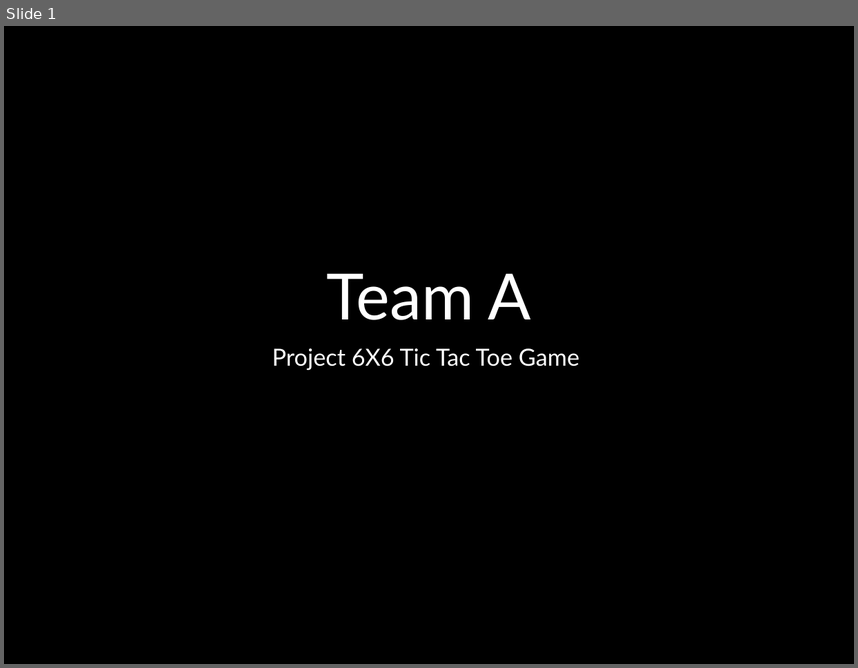
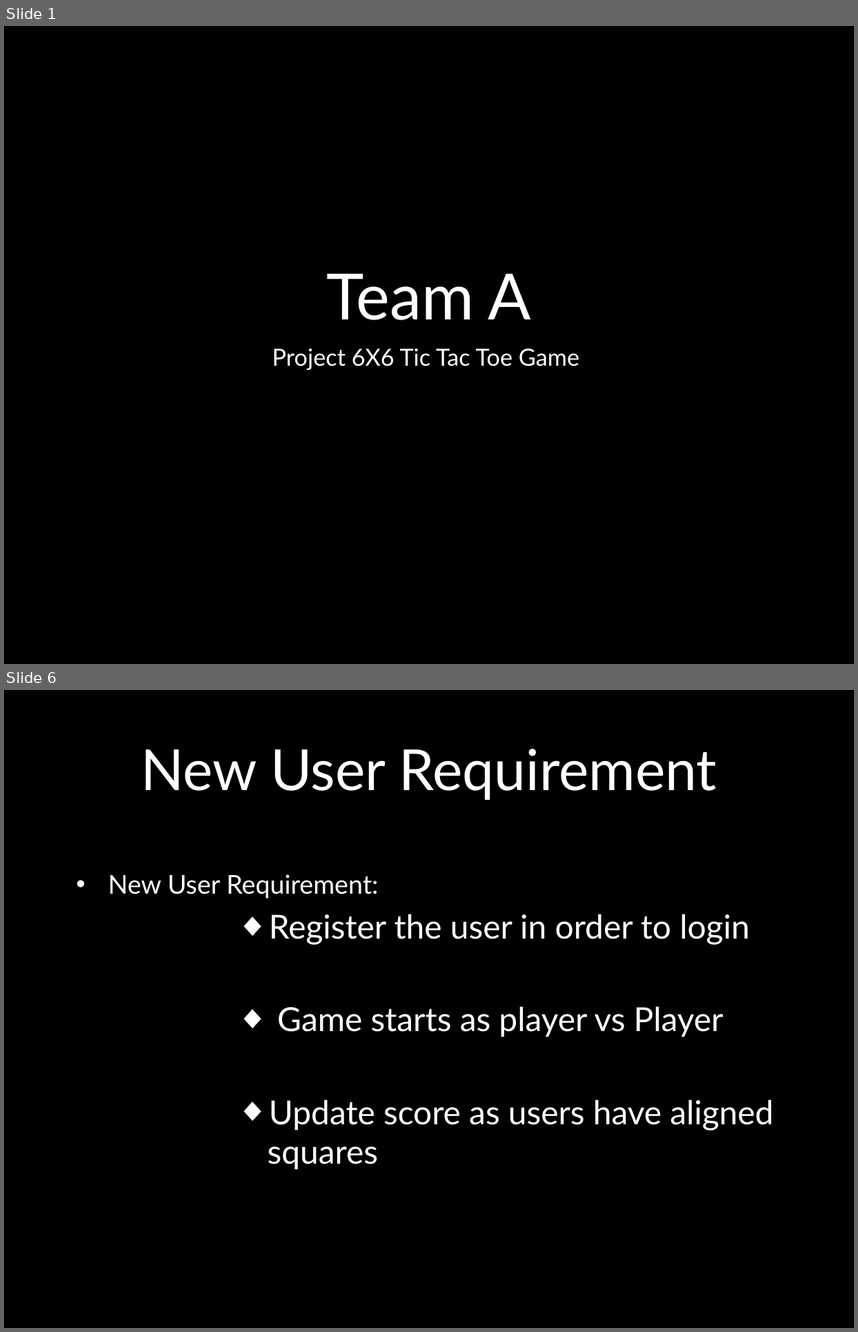
Before and after one commit to Amatarasu/A-Team, a slide deck: Power Point Presentation.pptx. Shown one above the other, each under a label of ours: slide 1 before the commit, slides 1 and 6 after it; the slides between them are not shown. The pictures are 858x668 and 858x1332 pixels, drawn with LibreOffice and Linux fonts; fonts in the diff are those of the drawing; background and template pictures are left out. Boxes give left, top, right and bottom in pixels: in the first picture for what was removed or moved away, otherwise in the second. Text is boxed around its words. In the diff, an @@ line names an element or a change of style, - is before the commit and + after.

```diff
--- a/Power Point Presentation.pptx
+++ b/Power Point Presentation.pptx
@@ slide 6 added at bbox=[4, 690, 854, 1328], background picture (left out) @@
@@ title added at bbox=[141, 749, 717, 800], 48 pt, text #FFFFFF @@
+New User Requirement
@@ text added at bbox=[108, 874, 773, 1170], 28 pt, text #FFFFFF @@
+• New User Requirement:
+          ◆ Register the user in order to login
+          ◆ Game starts as player vs Player
+          ◆ Update score as users have aligned squares
```
Also in this commit, not shown: 3 slides changed, 3 other slides added, 2 slides removed.
